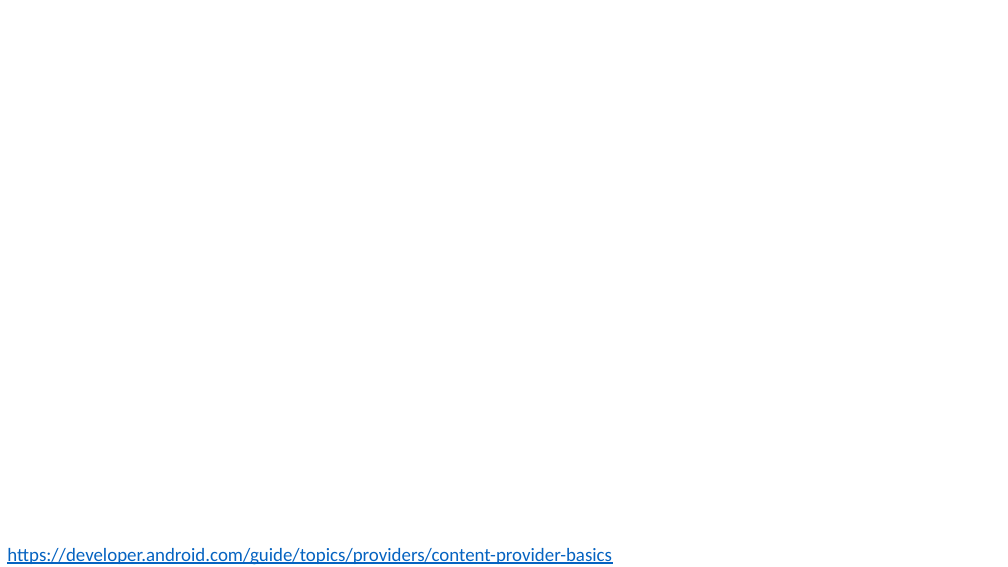
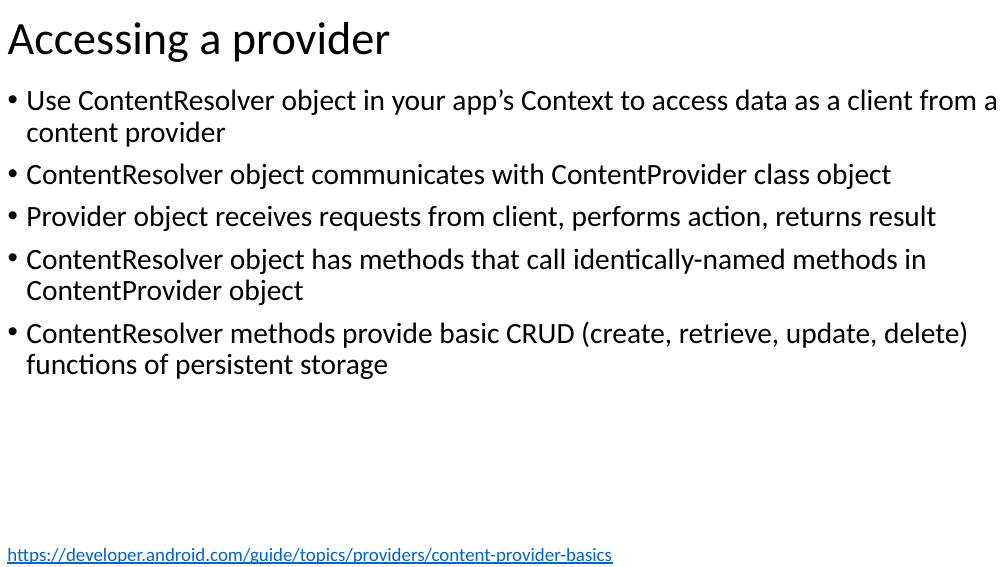
Before and after one commit to russellu/cs230, a slide deck: slide 11 of Lecture_12.pptx (slide 10 before the commit). Drawn at 1008x567 pixels with LibreOffice and Linux fonts; fonts in the diff are those of the drawing. Boxes give left, top, right and bottom in pixels: in the first picture for what was removed or moved away, otherwise in the second. Text is boxed around its words. In the diff, an @@ line names an element or a change of style, - is before the commit and + after.

```diff
--- a/Lecture_12.pptx
+++ b/Lecture_12.pptx
@@ title added at bbox=[8, 22, 390, 62], 44 pt, text #000000 @@
+Accessing a provider
@@ text added at bbox=[26, 89, 998, 379], 28 pt, text #000000 @@
+• Use ContentResolver object in your app’s Context to access data as a client from a content provider
+• ContentResolver object communicates with ContentProvider class object
+• Provider object receives requests from client, performs action, returns result
+• ContentResolver object has methods that call identically-named methods in ContentProvider object
+• ContentResolver methods provide basic CRUD (create, retrieve, update, delete) functions of persistent storage
```
Also in this commit, not shown: 8 other slides changed, 14 slides added.
